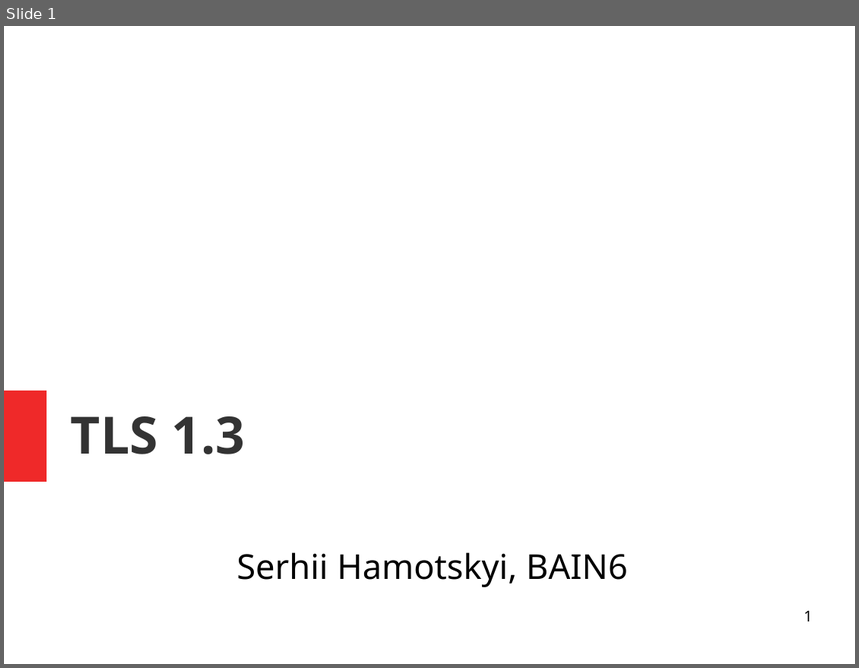
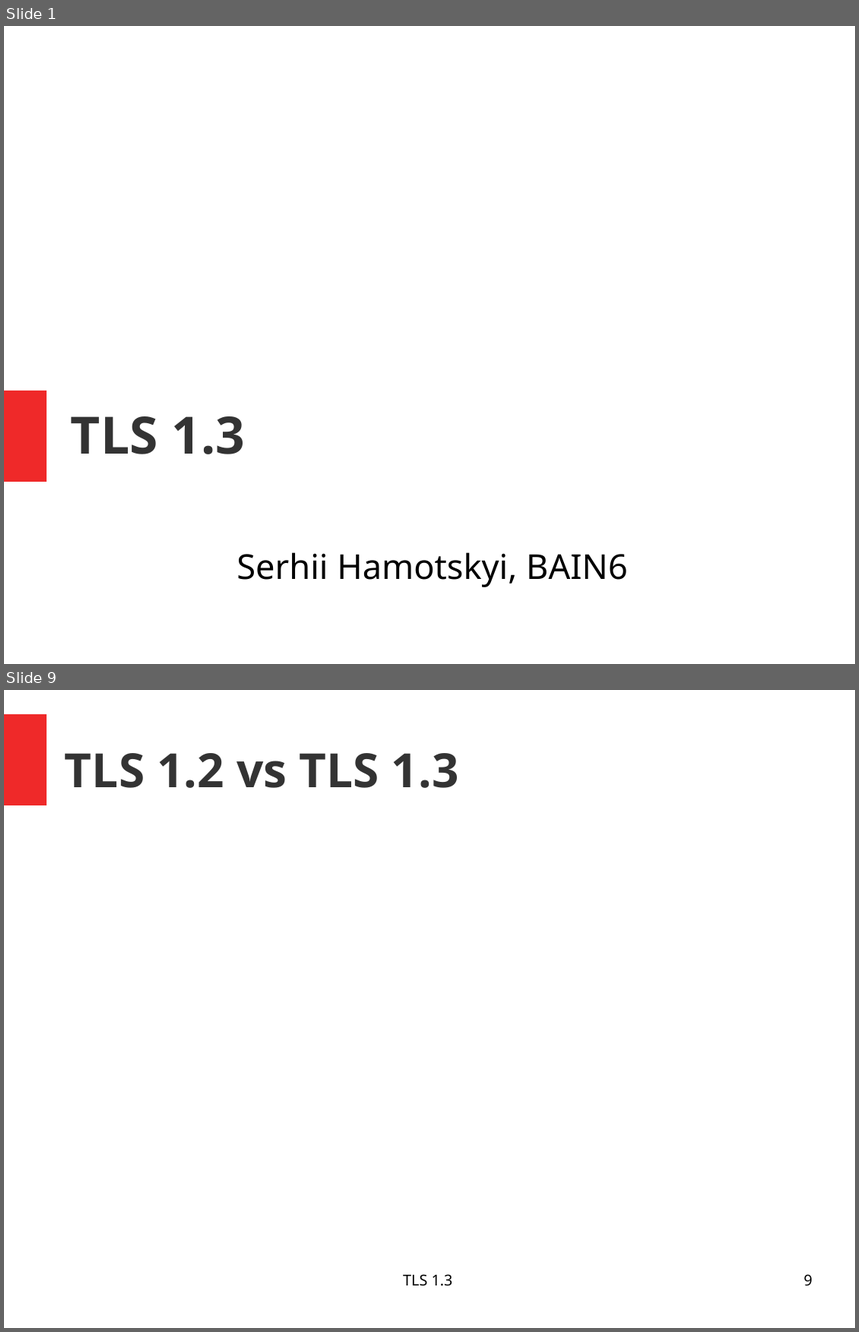
Before and after one commit to pchr8/rn-project, a slide deck: rnp/beleg/presentation.odp. Shown one above the other, each under a label of ours: slide 1 before the commit, slides 1 and 9 after it; the slides between them are not shown. The pictures are 859x668 and 859x1332 pixels, drawn with LibreOffice and Linux fonts; fonts in the diff are those of the drawing. Boxes give left, top, right and bottom in pixels: in the first picture for what was removed or moved away, otherwise in the second. Text is boxed around its words. In the diff, an @@ line names an element or a change of style, - is before the commit and + after.

```diff
--- a/rnp/beleg/presentation.odp
+++ b/rnp/beleg/presentation.odp
@@ slide 9 added at [4, 690, 855, 1328], background #FFFFFF @@
@@ rectangle added at [4, 714, 47, 805], fill #EF2929 @@
@@ title added at [65, 753, 459, 788], 44 pt, text #333333, bold @@
+TLS 1.2 vs TLS 1.3
@@ text added at [403, 1274, 453, 1287], 14 pt, text #000000 @@
+TLS 1.3
@@ page number added at [804, 1274, 813, 1287], 14 pt, text #000000 @@
+9
@@ slide 1 changed as well @@
@@ page number removed at [804, 611, 813, 622] @@
-1
```
Also in this commit, not shown: 7 other slides added, 1 slide removed, 2 other files.
